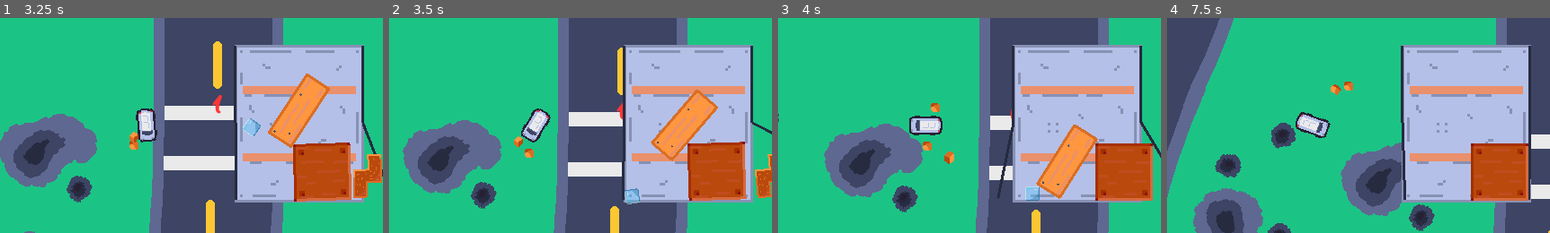
Above: before the commit, frames 1-4 (left to right).
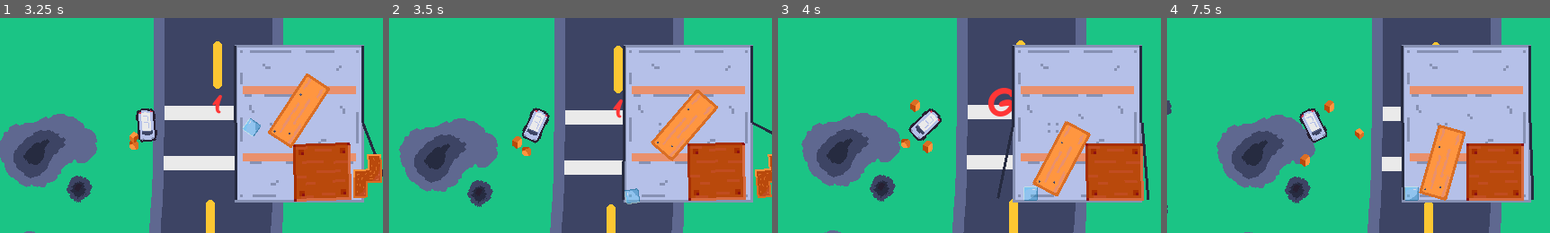
Above: after the commit, the same moments.

Repository: grace125/u-haul_u-surper
Game: Godot game, scene res://src/main_menu/main_menu.tscn
Two runs of this game, one before a commit and one after it. Both use one fixed random seed, a clock stepped at 60 frames per second and the inputs below.
Inputs:
- Up to frame 1 (3.25 s): click "Start" at 0.5 s; hold Right (Right) 1.28-2.03 s; hold S (Backward) 2.03-2.78 s; hold Right (Right) from 2.78 s (still down)
- Up to frame 2 (3.5 s): keep holding Right (Right)
- Up to frame 3 (4 s): release Right (Right) at 3.53 s; hold Up (Forward) from 3.53 s (still down)
- Up to frame 4 (7.5 s): release Up (Forward) at 4.28 s; hold A (Left) 4.28-5.78 s; hold S (Backward) 5.78-6.53 s; hold Right (Right) 6.53-7.28 s; hold Up (Forward) from 7.28 s (still down)

Frame 1 is identical in both runs. In frame 2, 6.1% of the frame differs, in the area x 2-94%, y 0-100%; in frame 3, 26%; in frame 4, 44%, in the area x 0-100%, y 0-100%.

Commit message:
Re-add script to main scene

Diff:
--- a/src/game/main_race.tscn
+++ b/src/game/main_race.tscn
@@ -1,12 +1,14 @@
-[gd_scene load_steps=6 format=3 uid="uid://fjhovfng8sfj"]
+[gd_scene load_steps=7 format=3 uid="uid://fjhovfng8sfj"]
 
 [ext_resource type="PackedScene" uid="uid://bfodx4j2nphf1" path="res://src/racetracks/testing_track.tscn" id="1_80o6r"]
+[ext_resource type="Script" path="res://src/game/main_race.gd" id="1_evday"]
 [ext_resource type="PackedScene" uid="uid://cysr2jfgo5j8w" path="res://src/car/car.tscn" id="2_avf7a"]
 [ext_resource type="PackedScene" uid="uid://c3qu55nqmgv7b" path="res://src/Container/Container.tscn" id="3_5hq5e"]
 [ext_resource type="FontFile" uid="uid://7xetsuk0kuwy" path="res://assets/fonts/CoffeCake.ttf" id="3_215hi"]
 [ext_resource type="Script" path="res://src/game/start_text.gd" id="4_xbrsb"]
 
 [node name="Race" type="Node2D"]
+script = ExtResource("1_evday")
 metadata/_edit_lock_ = true
 
 [node name="CanvasLayer1" type="CanvasLayer" parent="."]
